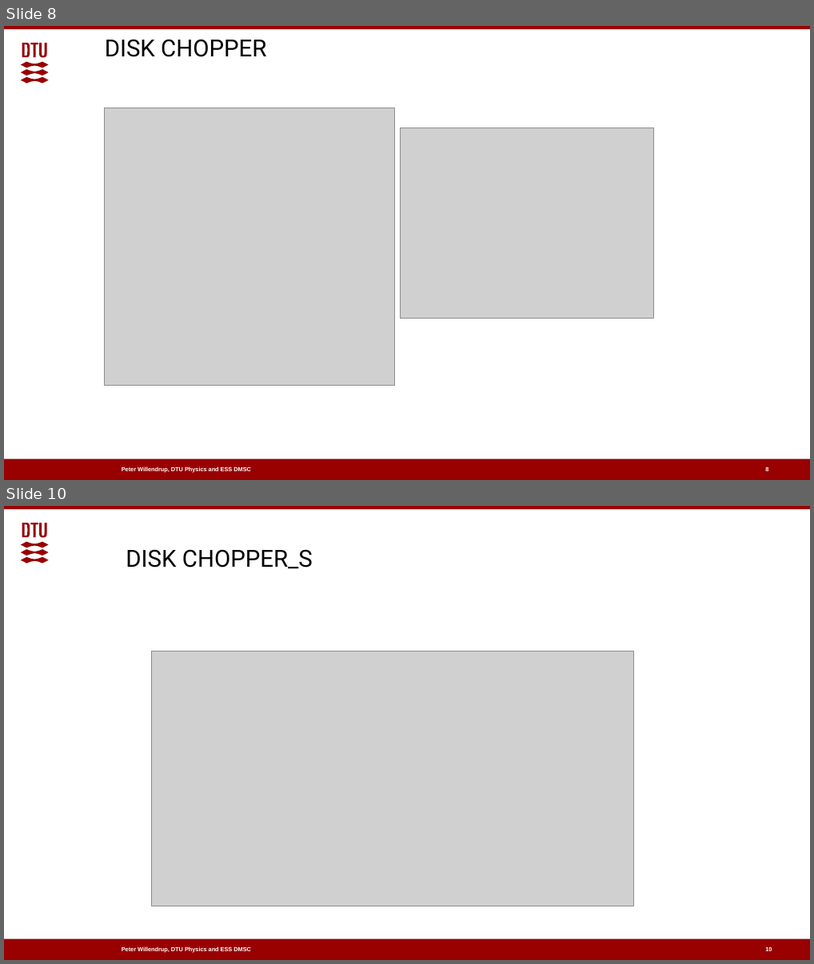
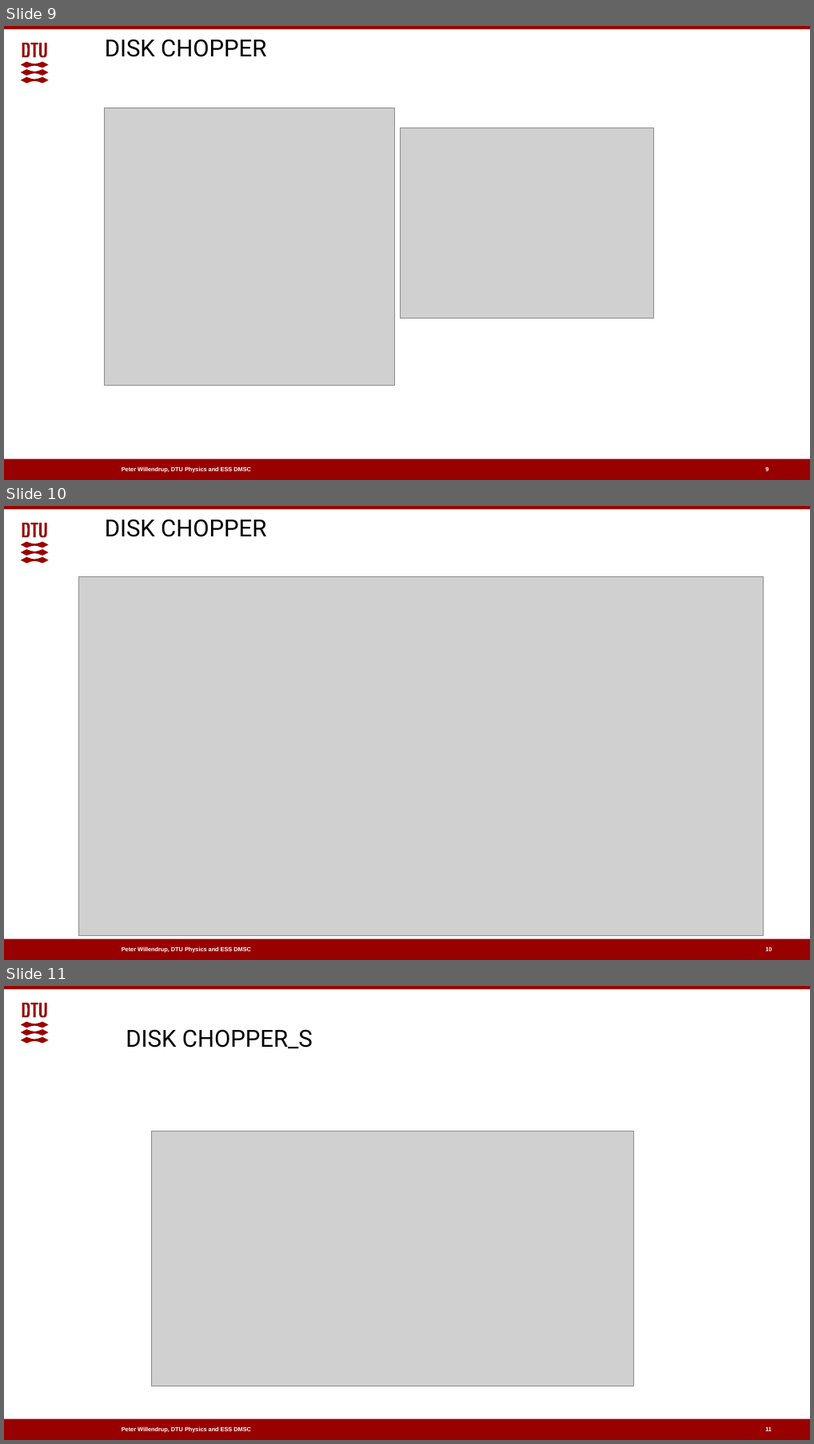
Before and after one commit to McStasMcXtrace/Schools, a slide deck: ESS_March_2022_IDS_Scipp_McStas_intro/Day2_Thursday_March_17th/06_Choppers_etc/Choppers_and_other_rotating_optics.pptx. Shown one above the other, each under a label of ours: slides 8 and 10 before the commit, slides 9, 10 and 11 after it; the slides between them are not shown. The pictures are 814x964 and 814x1444 pixels, drawn with LibreOffice and Linux fonts; fonts in the diff are those of the drawing; grey boxes stand for pictures; background and template pictures are left out. Boxes give left, top, right and bottom in pixels: in the first picture for what was removed or moved away, otherwise in the second. Text is boxed around its words. In the diff, an @@ line names an element or a change of style, - is before the commit and + after.

```diff
--- a/ESS_March_2022_IDS_Scipp_McStas_intro/Day2_Thursday_March_17th/06_Choppers_etc/Choppers_and_other_rotating_optics.pptx
+++ b/ESS_March_2022_IDS_Scipp_McStas_intro/Day2_Thursday_March_17th/06_Choppers_etc/Choppers_and_other_rotating_optics.pptx
@@ slide 10 added at [4,506,810,960], background #FFFFFF; not listed: 4 template elements that a slide beside it also shows @@
@@ text added at [105,519,266,537], 28 pt, text #000000 @@
+DISK CHOPPER
@@ picture added at [78,577,764,936] @@
@@ page number added at [766,948,772,952], 7 pt, text #FFFFFF, bold @@
+10
@@ what was slide 8 is now slide 9 @@
@@ page number at [766,467,769,473]: text changed @@
-8
+9
@@ what was slide 10 is now slide 11 @@
```
Also in this commit, not shown: 2 other slides added, 2 slides removed, 2 other files.
